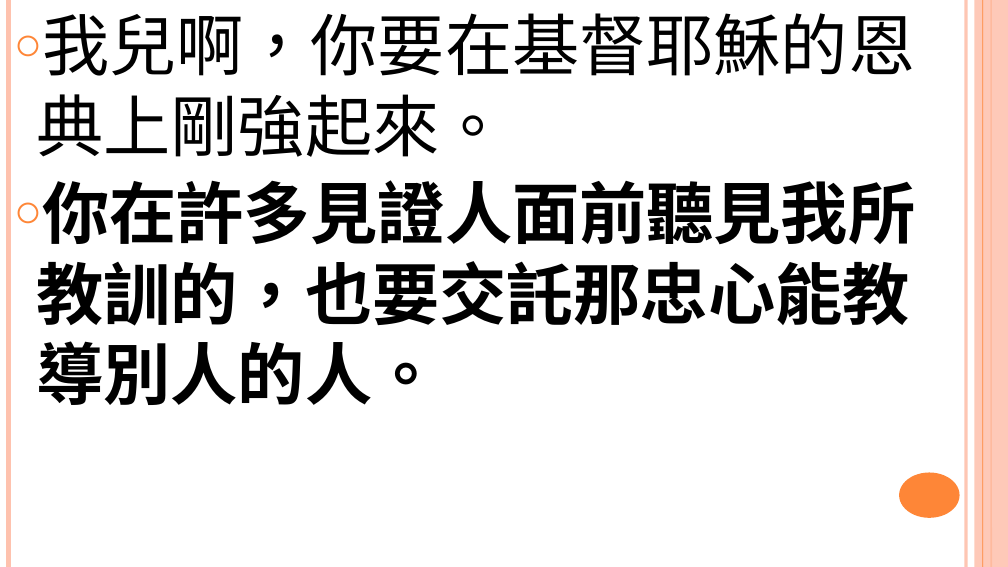
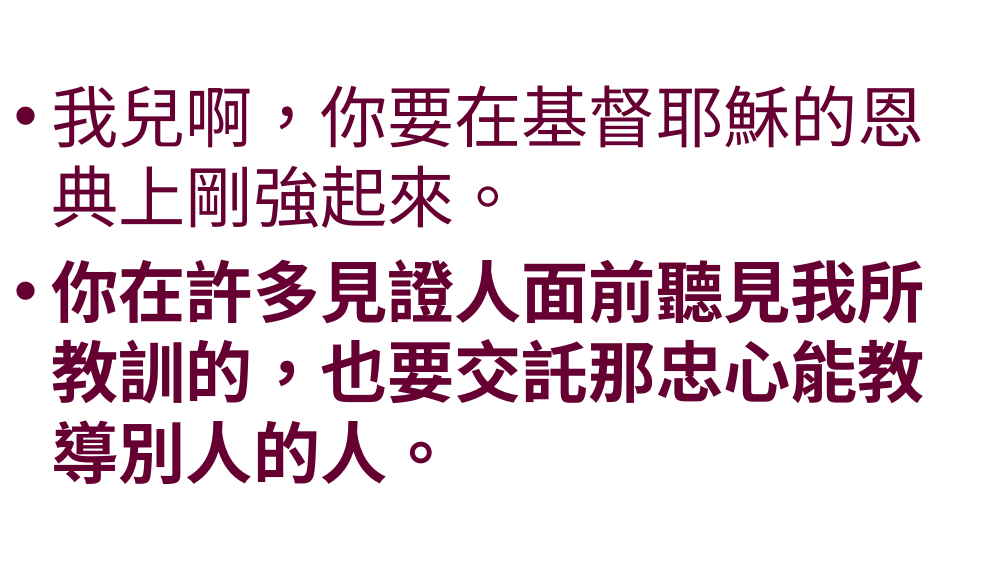
Before and after one commit to batisuoc/worship-resources, a slide deck: slide 2 of 59主的僕人.pptx. Drawn at 1008x567 pixels with LibreOffice and Linux fonts; fonts in the diff are those of the drawing; background and template pictures are left out. Boxes give left, top, right and bottom in pixels: in the first picture for what was removed or moved away, otherwise in the second. Text is boxed around its words. In the diff, an @@ line names an element or a change of style, - is before the commit and + after.

```diff
--- a/59主的僕人.pptx
+++ b/59主的僕人.pptx
@@ text "我兒啊，你要在基督耶穌的恩典上剛強起來。" at [52,85,925,484]: text colour #000000 to #660033; bullet ○ to •; more space between paragraphs; vertical alignment top to middle @@
@@ line removed from (8, 0) to (8, 567) @@
@@ line removed from (966, 0) to (966, 567) @@
@@ rectangle removed at [975,0,1008,567] @@
@@ line removed from (983, 0) to (983, 567) @@
@@ line removed from (991, 0) to (991, 567) @@
@@ ellipse removed at [899,473,960,518] @@
```
Also in this commit, not shown: 6 other slides changed.
